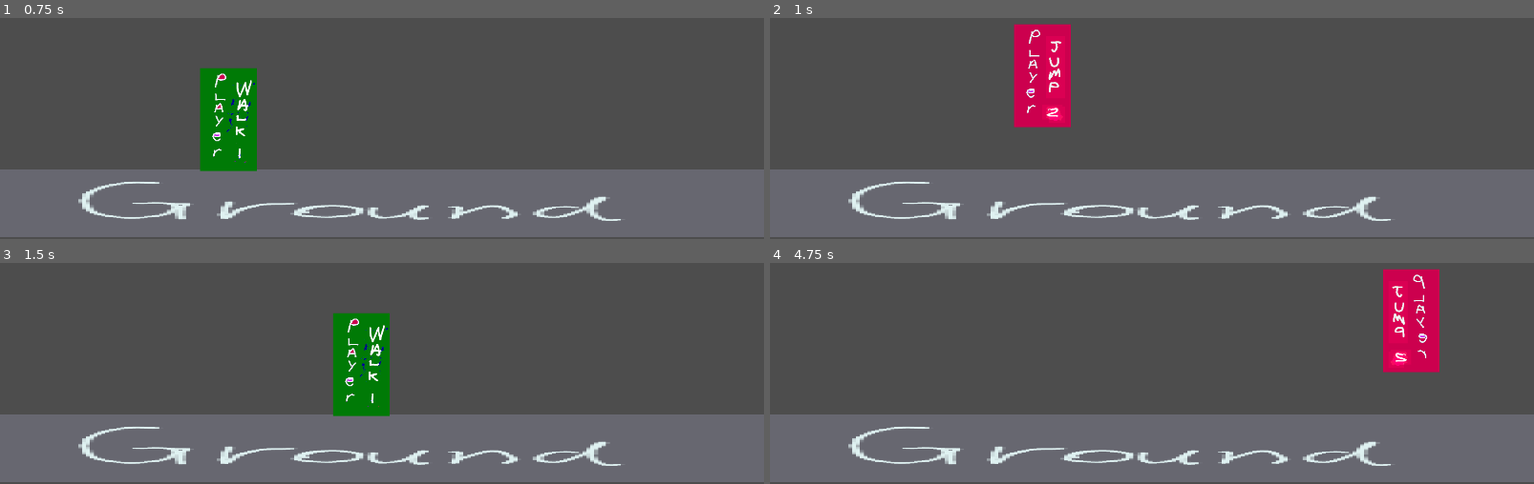
Above: before the commit, frames 1-4 (two rows, left to right).
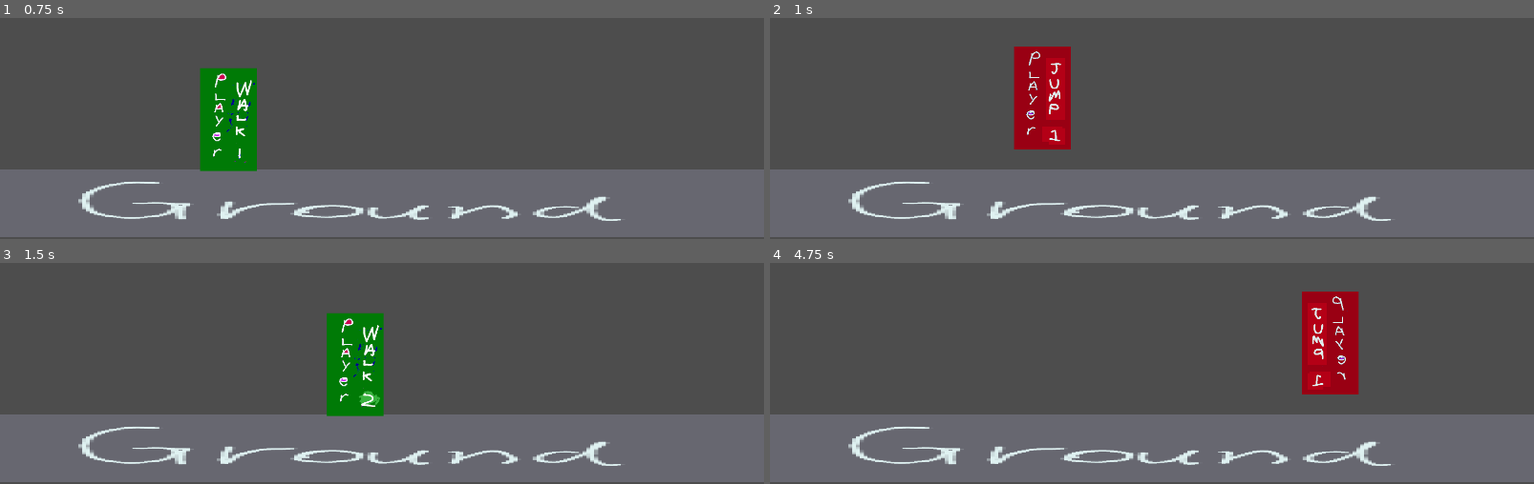
Above: after the commit, the same moments.

Repository: haruo-gabriel/portal2d
Game: Godot game, scene res://Scenes/Main/main.tscn
The game is run twice, just before and just after one commit, with the same random seed, the same clock (stepped at 60 frames per second) and the same inputs.
Inputs:
- Up to frame 1 (0.75 s): hold D (move_right) from 0.53 s (still down)
- Up to frame 2 (1 s): keep holding D (move_right); tap Space (jump) at 0.77 s
- Up to frame 3 (1.5 s): keep holding D (move_right)
- Up to frame 4 (4.75 s): tap Space (jump) at 1.52, 3.02, 3.77, 4.52 s; release D (move_right) at 2.03 s; hold A (move_left) 2.03-2.78 s; hold D (move_right) 2.78-4.28 s; hold A (move_left) from 4.28 s (still down)

Frame 1 is identical in both runs. In frame 2, 4.2% of the frame differs, in the area x 31-40%, y 2-60%; in frame 3, 1.6%; in frame 4, 7.0%, in the area x 69-88%, y 2-60%.

Commit message:
Just messing with some (one) constants
We should take a look at this later.

Diff:
--- a/godot project/Scripts/Player/Player.gd
+++ b/godot project/Scripts/Player/Player.gd
@@ -13,7 +13,7 @@
 # Set it to 1 to remove it.
 const BHOP_MULTIPLIER: float = 1.2
 
-const JUMP_VELOCITY: float = -600.0
+const JUMP_VELOCITY: float = -400.0
 
 const MAX_Y_SPEED: float = 1000.0 # In absolute value
 const MAX_X_SPEED: float = 600.0 # In absolute value
